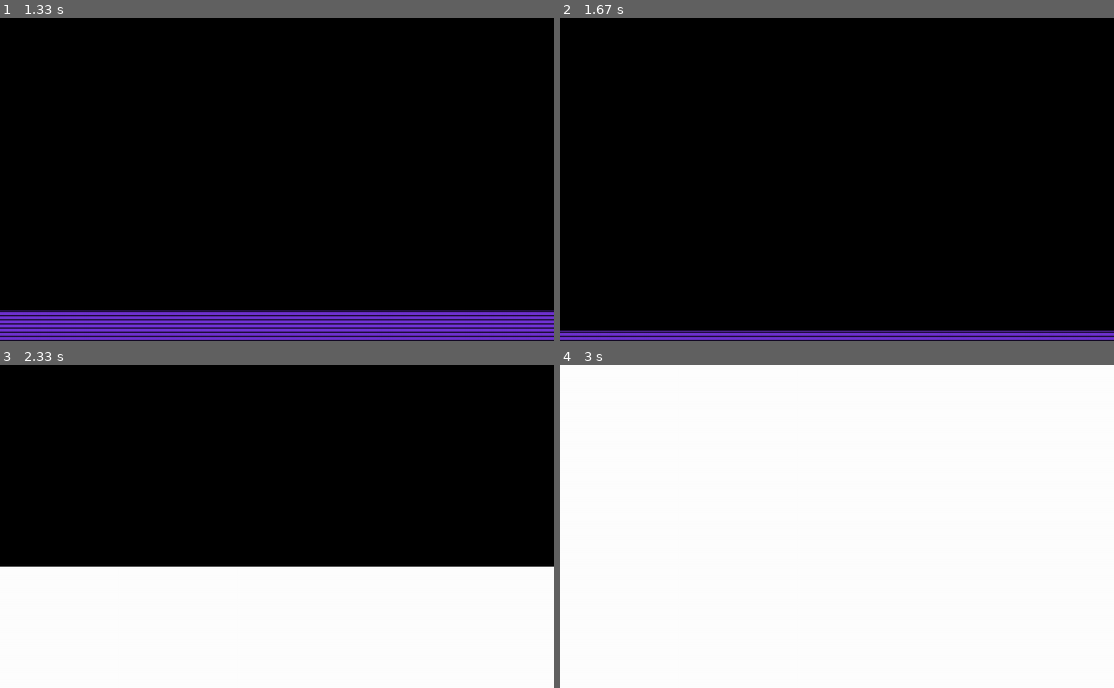
Above: before the commit, frames 1-4 (two rows, left to right).
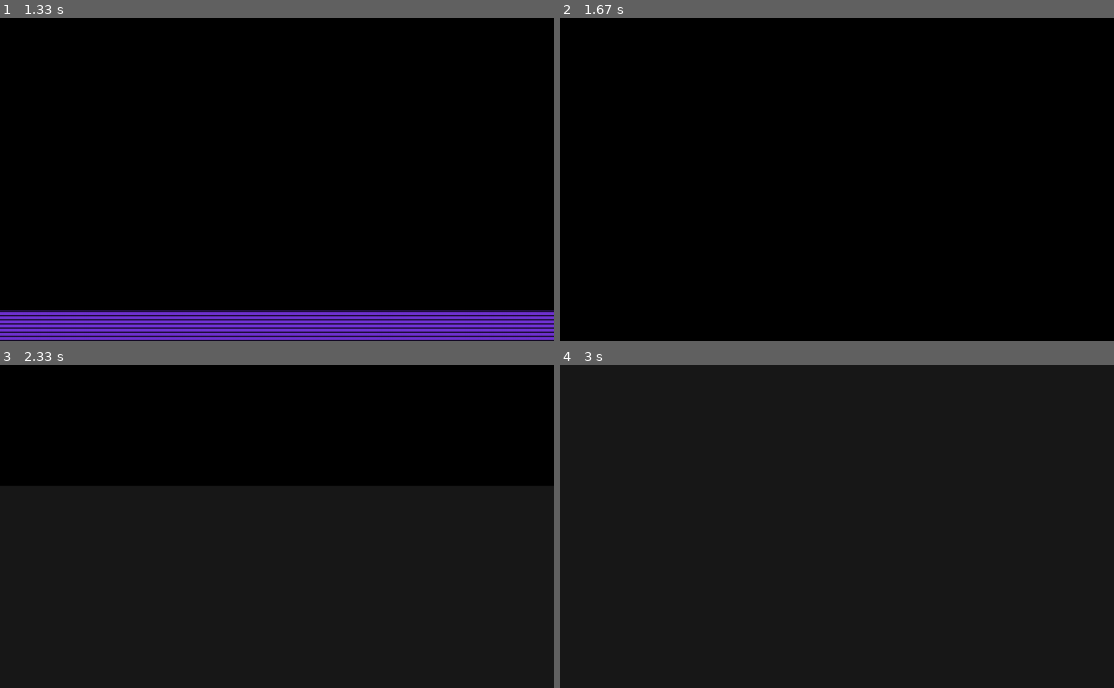
Above: after the commit, the same moments.

Repository: ardaboyroo/InformaticaPyGame
Game: pygame game, started from main.py
Two runs of this game, one before a commit and one after it. Both use one fixed random seed, a clock stepped at 60 frames per second and the inputs below.
Inputs (mouse positions are in pixels of both pictures, inside the frame that each line leads up to):
- Up to frame 1 (1.33 s): press the mouse at (66, 98) at 0.37 s; move the mouse to (88, 176) at 0.47 s; release the mouse at (105, 253) at 0.6 s
- Up to frame 2 (1.67 s): no input
- Up to frame 3 (2.33 s): no input
- Up to frame 4 (3 s): no input

Frame 1 is identical in both runs. In frame 2, 2.7% of the frame differs, in the area x 0-100%, y 96-100%; in frame 3, 38%; in frame 4, 100%, in the area x 0-100%, y 0-100%.

Commit message:
Update main.py

Diff:
--- a/main.py
+++ b/main.py
@@ -1,4 +1,6 @@
 import pygame
+import random
+
 
 pygame.init()
 pygame.mixer.init()
@@ -15,6 +17,7 @@
 
 # De volgende Variables zijn de kleuren van de gekozen ColourScheme
 Black = (0, 0, 0)
+Gray = (25, 25, 25)
 DarkPurple = (55, 25, 103)
 MainPurple = (110, 50, 205)
 LightPurple = (154, 153, 235)
@@ -53,11 +56,12 @@
 
     def loading(val):
         for y in range(1, LoadingTime):
-            pygame.draw.rect(win, Black, (0, 0, ScreenWidth, ScreenHeight*(y/LoadingStep)))
+            pygame.draw.rect(win,Black, (0, 0, ScreenWidth, ScreenHeight*(y/LoadingStep)))
             pygame.display.update()
             pygame.time.wait(33)
-        pygame.time.wait(500)
+        pygame.draw.rect(win,Black, (0, 0, ScreenWidth,ScreenHeight))
         pygame.display.update()
+        pygame.time.wait(250)
         val = True
         return val
 
@@ -83,7 +87,7 @@
 
     if Menu:
         win.fill(MainPurple)
-        for x in range(1, 85):  # Deze for-loop zorgt voor een "Retro Scan Lines" effect
+        for x in range(1, 100):  # Deze for-loop zorgt voor een "Retro Scan Lines" effect
             pygame.draw.rect(win, Black, (0, (x * 9 - 4), ScreenWidth, 2))
 
         win.blit(ScorePoneTxt, ScorePoneTxt.get_rect(center=(ScreenWidth/16, ScreenHeight/16)))     # Draw de score van Hamudt
@@ -103,7 +107,7 @@
                 Loadingend = loading(Loadingend)
 
     if Game1:
-        win.fill(White)
+        win.fill(Gray)
 
     if Loadingend:
         if not LoadingTime == 0:
@@ -112,5 +116,6 @@
             LoadingTime -= 1
             if LoadingTime == 0:
                 Loadingend = False
+
     pygame.display.update()
 pygame.quit()
